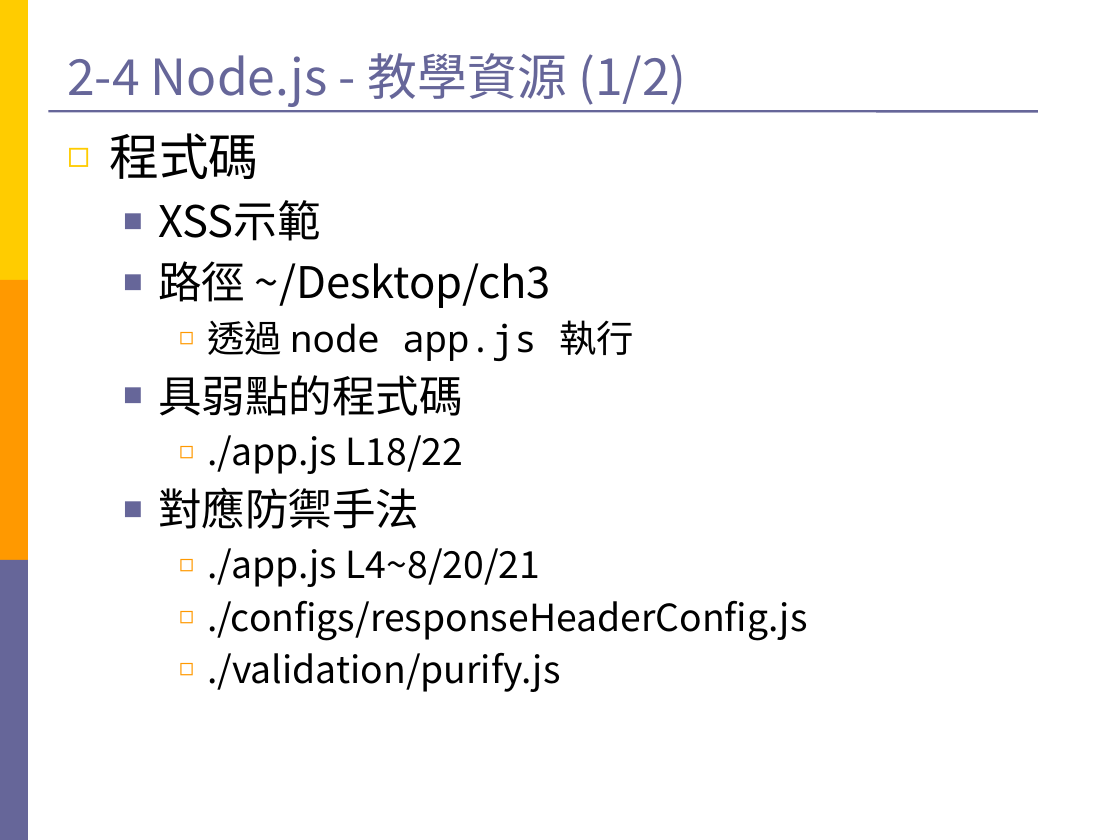
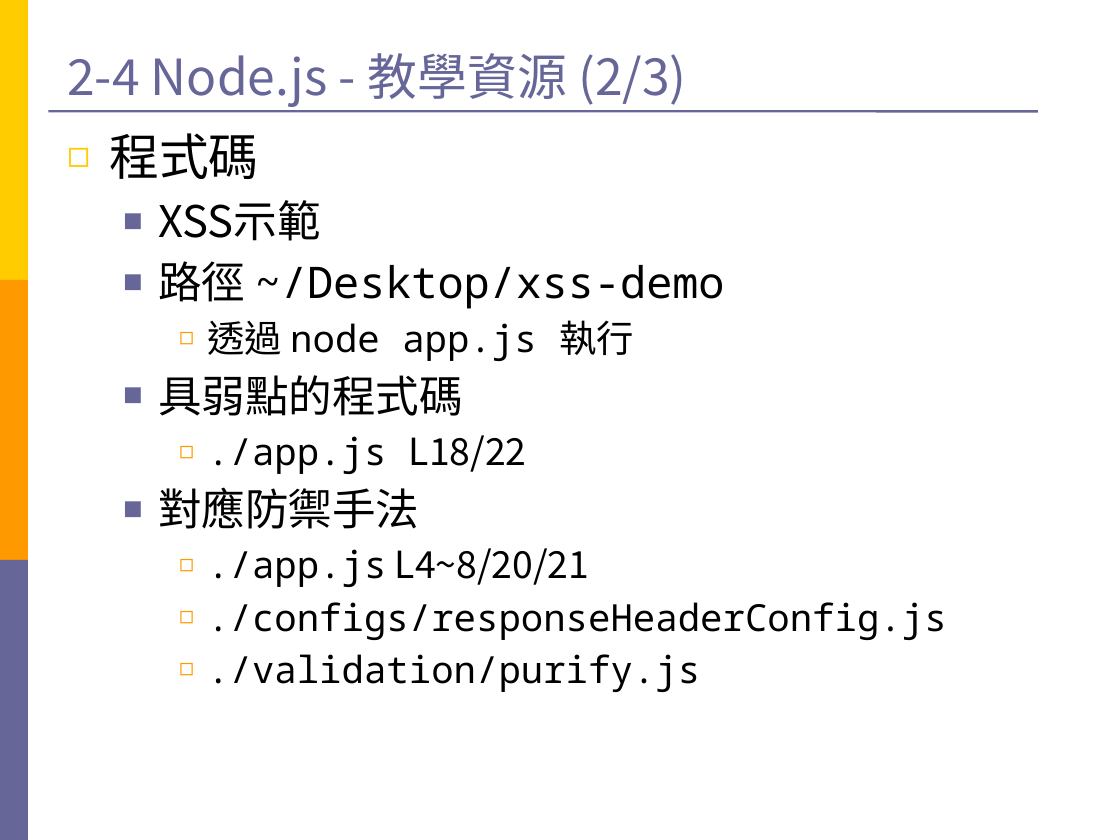
Before and after one commit to Still34/nodejs-security-course, a slide deck: slide 3 of export/nodejs-description.pptx. Drawn at 1120x840 pixels with LibreOffice and Linux fonts; fonts in the diff are those of the drawing. Boxes give left, top, right and bottom in pixels: in the first picture for what was removed or moved away, otherwise in the second. Text is boxed around its words. In the diff, an @@ line names an element or a change of style, - is before the commit and + after.

```diff
--- a/export/nodejs-description.pptx
+++ b/export/nodejs-description.pptx
@@ title at (67,53,686,107): text changed @@
-2-4 Node.js - 教學資源 (1/2)
+2-4 Node.js - 教學資源 (2/3)
@@ text at (158,261,725,309): text changed; font Noto Sans CJK TC to Noto Sans Mono @@
-  ■ 路徑 ~/Desktop/ch3
+  ■ 路徑 ~/Desktop/xss-demo
@@ text at (207,548,946,692): font Noto Sans CJK TC to Noto Sans Mono in "./app.js", "./app.js", "./configs/responseHeaderConfig.js", "./validation/purify.js" @@
```
Also in this commit, not shown: 1 other slide changed, 1 slide added.
